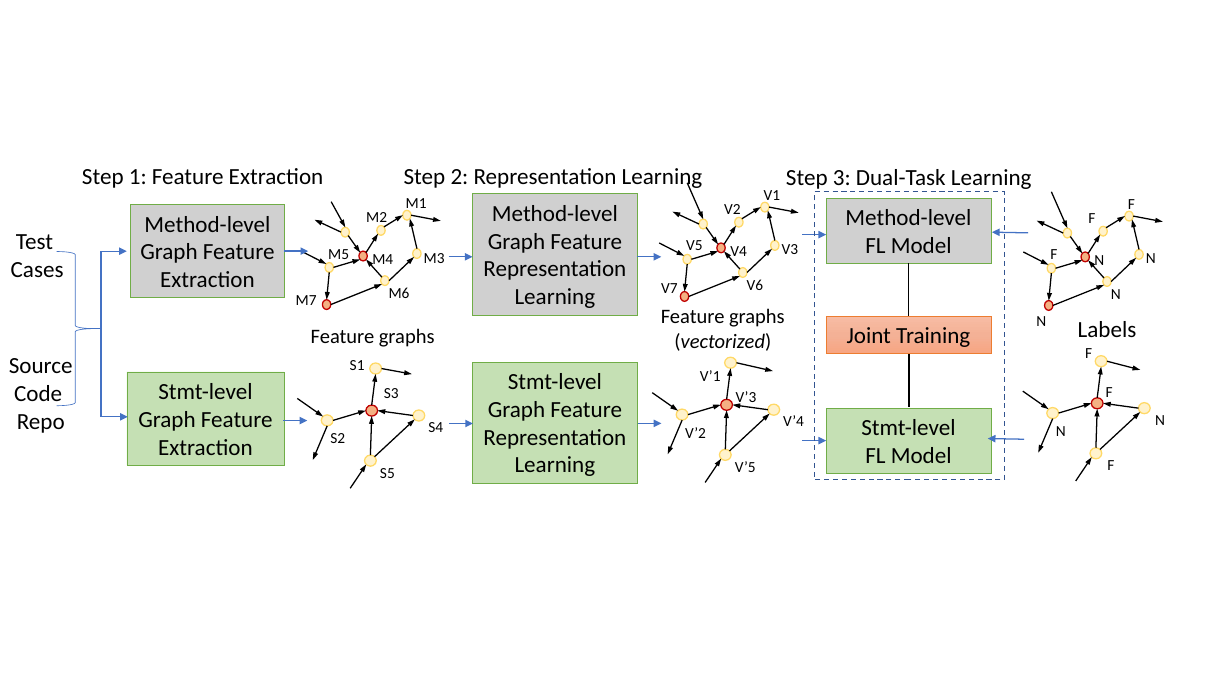
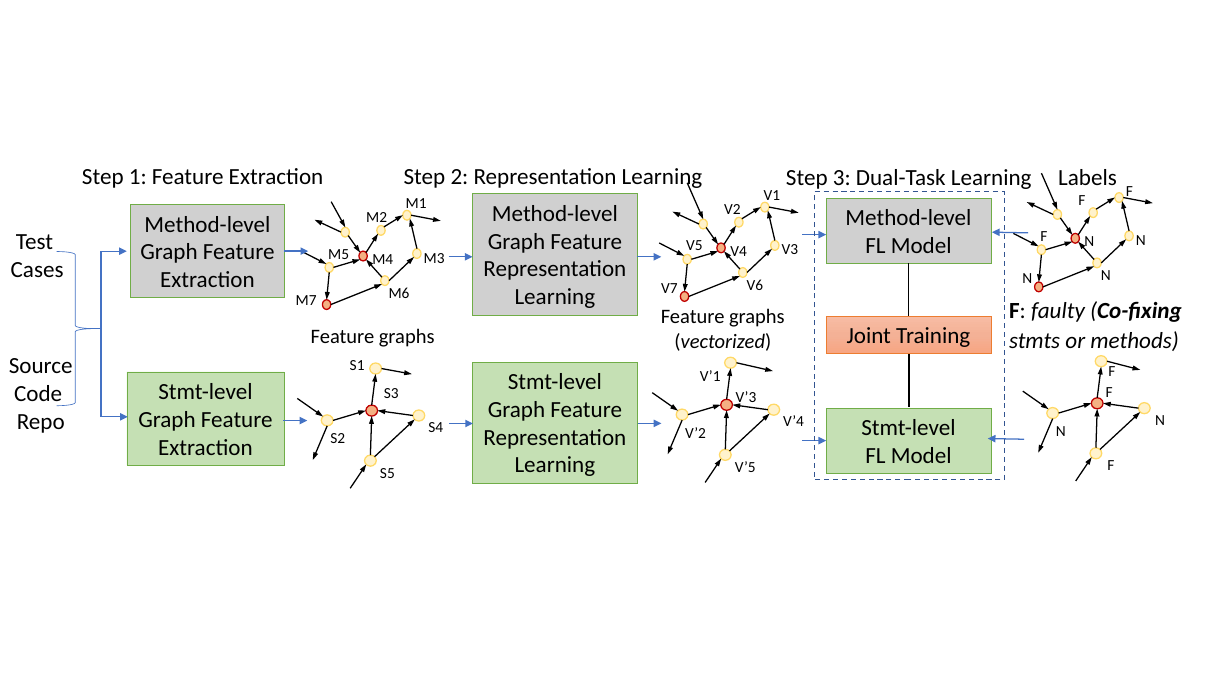
Before and after one commit to tien-n-nguyen/fixlocator, a slide deck: slide 19 of Figures.pptx. Drawn at 1232x693 pixels with LibreOffice and Linux fonts; fonts in the diff are those of the drawing; grey boxes stand for pictures. Boxes give left, top, right and bottom in pixels: in the first picture for what was removed or moved away, otherwise in the second. Text is boxed around its words. In the diff, an @@ line names an element or a change of style, - is before the commit and + after.

```diff
--- a/Figures.pptx
+++ b/Figures.pptx
@@ text "Labels": place and size @@
-text "Labels" at <box>1078,321,1137,337</box>
+text "Labels" at <box>1058,169,1117,185</box>
@@ text "F": place and size @@
-text "F" at <box>1128,199,1135,214</box>
+text "F" at <box>1126,186,1133,200</box>
@@ 13 arrows, 8 ellipses, 5 texts: place and size @@
-13 arrows, 8 ellipses, 5 texts at <box>1024,192,1163,311</box>
+13 arrows, 8 ellipses, 5 texts at <box>1014,173,1153,292</box>
@@ text "N": place and size @@
-text "N" at <box>1036,316,1046,326</box>
+text "N" at <box>1022,273,1032,283</box>
@@ text added at <box>1009,301,1182,351</box>, 18 pt, text #000000, italic @@
+F: faulty (Co-fixing stmts or methods)
@@ text "F": place and size @@
-text "F" at <box>1085,348,1092,358</box>
+text "F" at <box>1108,363,1115,376</box>
```
Also in this commit, not shown: 2 other files.
